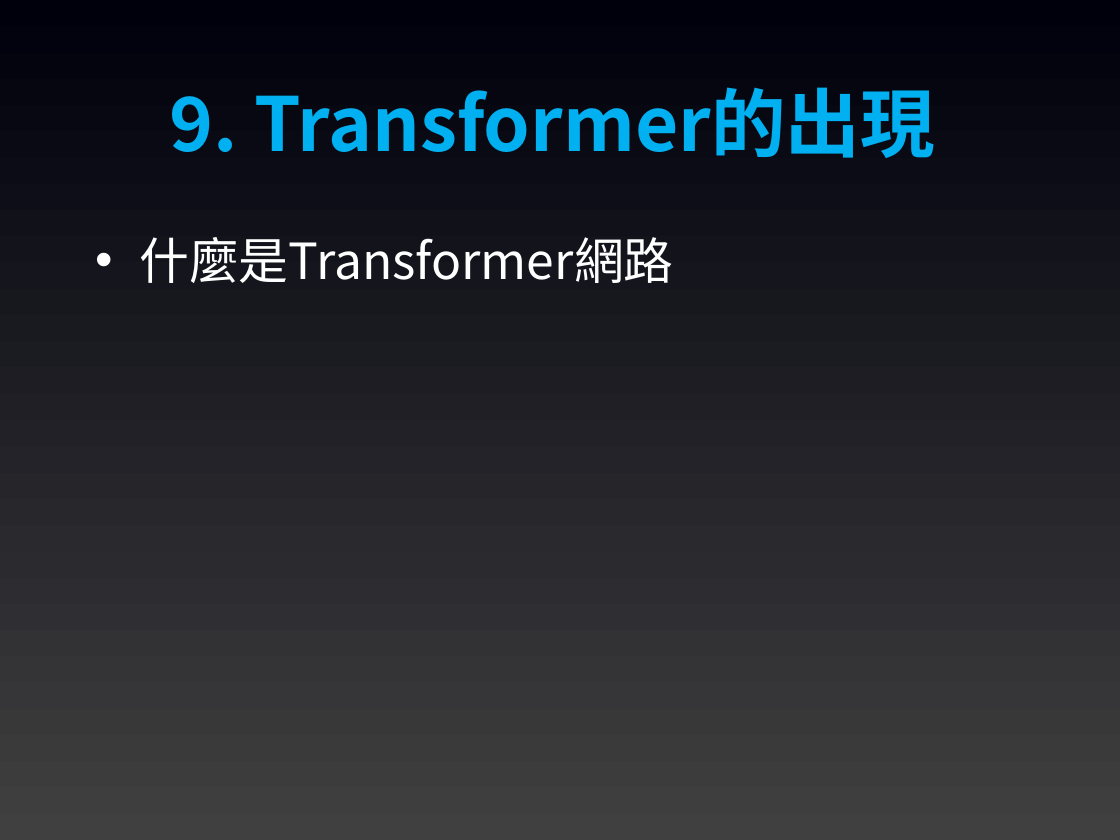
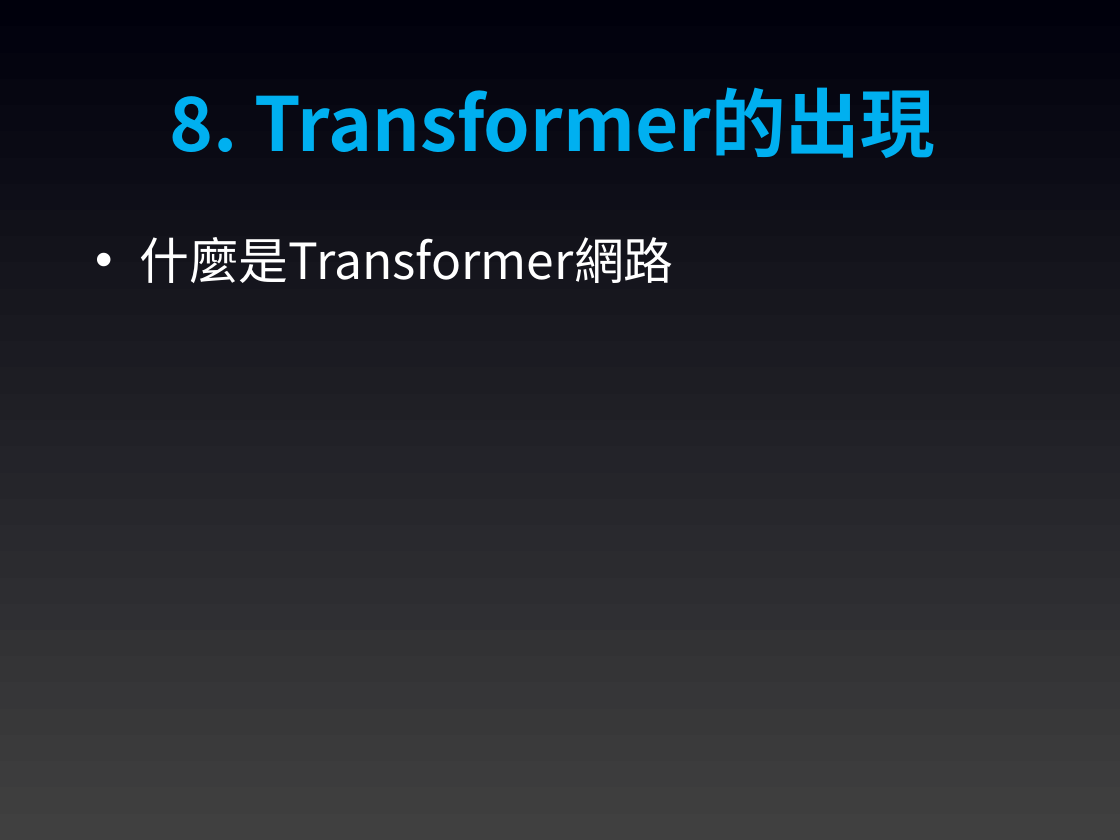
Before and after one commit to joshhu/mustllm20242nd, a slide deck: slide 12 of Slides/Week01/00：課程大綱.pptx (slide 13 before the commit). Drawn at 1120x840 pixels with LibreOffice and Linux fonts; fonts in the diff are those of the drawing. Boxes give left, top, right and bottom in pixels: in the first picture for what was removed or moved away, otherwise in the second. Text is boxed around its words. In the diff, an @@ line names an element or a change of style, - is before the commit and + after.

```diff
--- a/Slides/Week01/00：課程大綱.pptx
+++ b/Slides/Week01/00：課程大綱.pptx
@@ text at bbox=[170, 87, 935, 158]: text changed @@
-9. Transformer的出現
+8. Transformer的出現
```
Also in this commit, not shown: 9 other slides changed, 1 slide removed, 2 other files.
